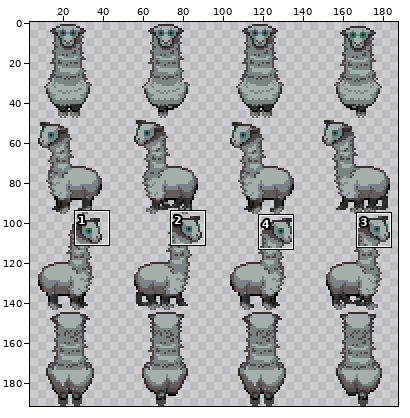
One commit to this sprite sheet: resources/entities/Mooncalf.png. Above, an overview of the earlier version with the close-up marked.
Close-up. First the earlier version:
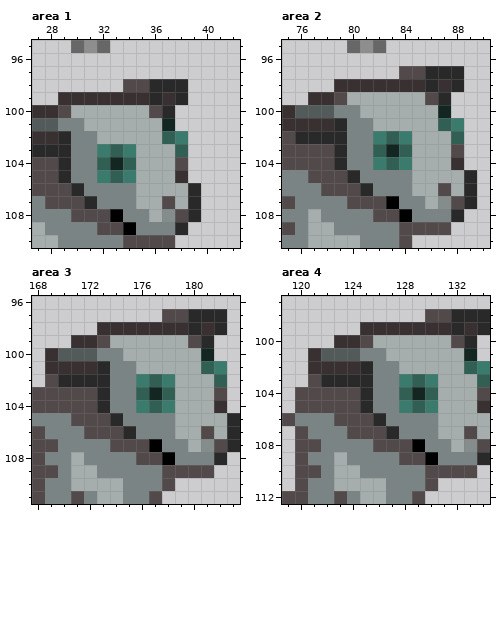
The file is 192x192 pixels. Colours within 5 levels of each other are drawn and written as one. Shown: area 1: x 27..42, y 95..110; area 2: x 75..90, y 95..110; area 3: x 168..183, y 96..111; area 4: x 119..134, y 97..112. The wide view leaves out empty margins. The commit also changed other parts of the picture, which this record leaves out.
New version:
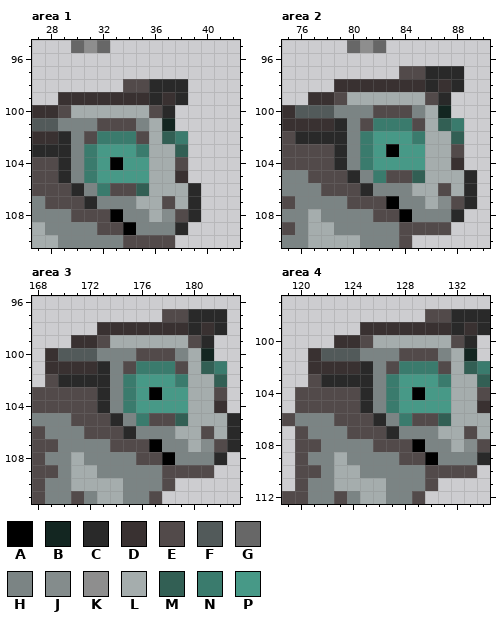
Palette (. is transparent): A #000000  B #132621  C #292929  D #393131  E #524a4a  F #525a5a  G #676767  H #7b8484  J #848c8c  K #8e8e8e  L #a5adad  M #325f54  N #3a7b6d  P #479987
What changed:
Area 1:
y 101: x 31..35 LLLLL -> HEEEH
y 102: x 31..35 HLLLL -> ENNNE
y 103: x 31..35 HNMNL -> NPPPN
y 104: x 31..35 HMBML -> NPAPP
y 105: x 31..35 HNMNL -> NPPPP
y 106: x 32..35 HHHL -> NEEM
Area 2:
y 100: x 81..85 LLLLL -> HEEEH
y 101: x 81..85 HLLLL -> ENNNE
y 102: x 81..85 HNMNL -> NPPPN
y 103: x 81..85 HMBML -> NPAPP
y 104: x 81..85 HNMNL -> NPPPP
y 105: x 82..85 HHHL -> NEEM
Area 3:
y 100: x 175..179 LLLLL -> HEEEH
y 101: x 175..179 HLLLL -> ENNNE
y 102: x 175..179 HNMNL -> NPPPN
y 103: x 175..179 HMBML -> NPAPP
y 104: x 175..179 HNMNL -> NPPPP
y 105: x 176..179 HHHL -> NEEM
Area 4:
y 101: x 127..131 LLLLL -> HEEEH
y 102: x 127..131 HLLLL -> ENNNE
y 103: x 127..131 HNMNL -> NPPPN
y 104: x 127..131 HMBML -> NPAPP
y 105: x 127..131 HNMNL -> NPPPP
y 106: x 128..131 HHHL -> NEEM
Pixel boxes of the changes (left, top, right, bottom) in both close-ups:
changed: (84, 118, 149, 196)
changed: (360, 105, 425, 183)
changed: (123, 348, 188, 426)
changed: (386, 348, 451, 426)
